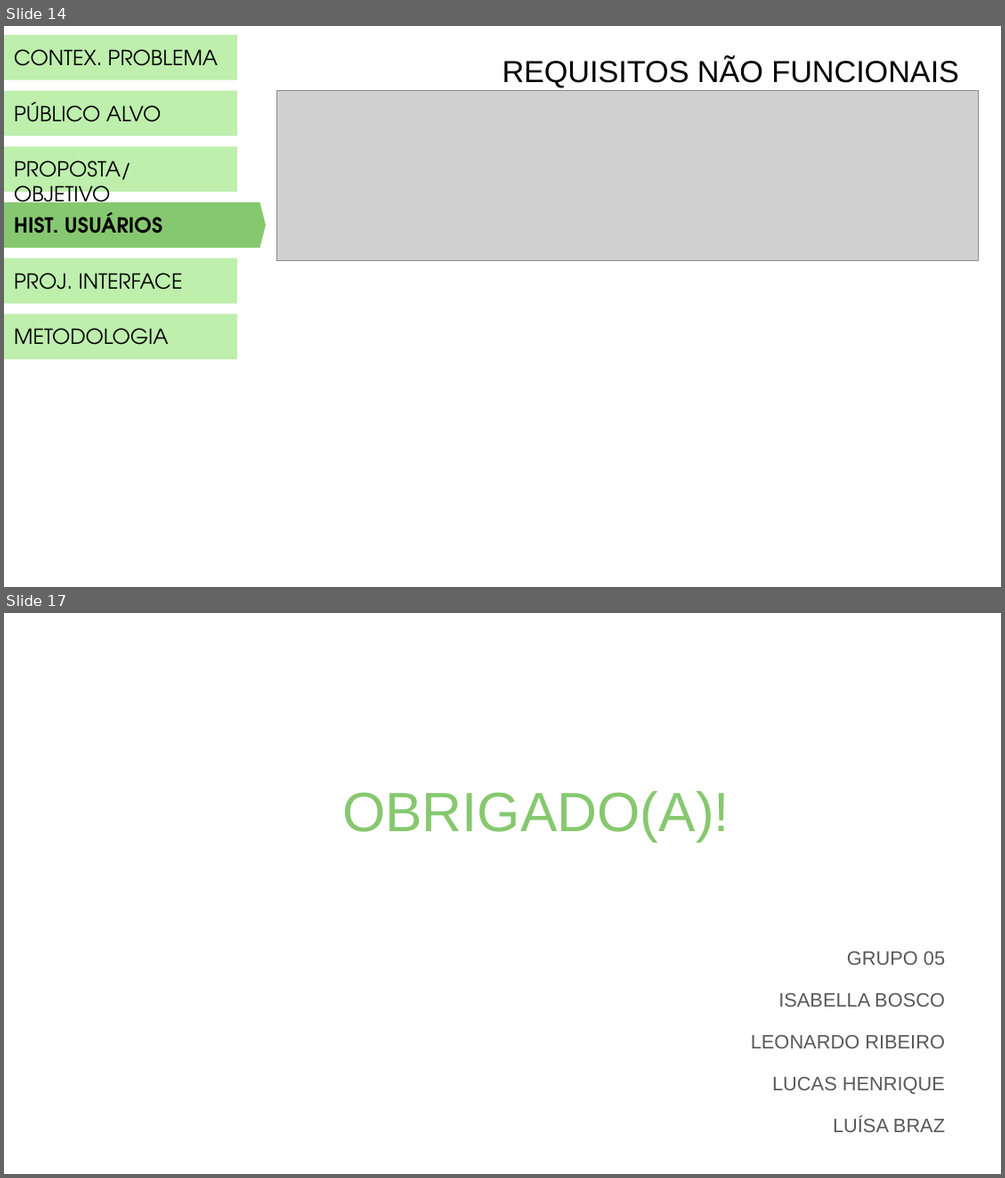
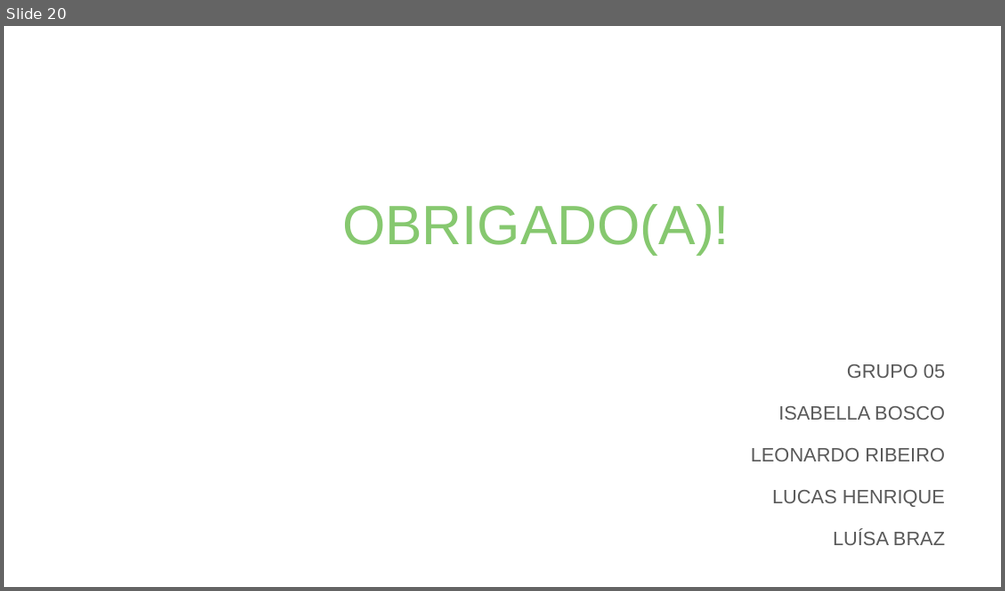
Before and after one commit to PSG-TIAPN-2022-1/psg-tiapn-2023-1-minha-avo-que-fez, a slide deck: docs/apresentacao/LANCHES DA VOVÓ.pptx. Shown one above the other, each under a label of ours: slides 14 and 17 before the commit, slide 20 after it; the slides between them are not shown. The pictures are 1005x1178 and 1005x591 pixels, drawn with LibreOffice and Linux fonts; fonts in the diff are those of the drawing; grey boxes stand for pictures. Boxes give left, top, right and bottom in pixels: in the first picture for what was removed or moved away, otherwise in the second. Text is boxed around its words. In the diff, an @@ line names an element or a change of style, - is before the commit and + after.

```diff
--- a/docs/apresentacao/LANCHES DA VOVÓ.pptx
+++ b/docs/apresentacao/LANCHES DA VOVÓ.pptx
@@ slide 14 removed at [4, 26, 1001, 587], background #FFFFFF @@
@@ rectangle removed at [4, 35, 237, 79] @@
-CONTEX. PROBLEMA
@@ text removed at [502, 58, 959, 88] @@
-REQUISITOS NÃO FUNCIONAIS
@@ rectangle removed at [4, 91, 237, 135] @@
-PÚBLICO ALVO
@@ picture removed at [277, 91, 978, 260] @@
@@ rectangle removed at [4, 147, 237, 192] @@
-PROPOSTA/OBJETIVO
@@ rectangle removed at [4, 202, 246, 248] @@
-HIST. USUÁRIOS
@@ flow chart offpage connector removed at [237, 202, 267, 248] @@
@@ rectangle removed at [4, 258, 237, 303] @@
-PROJ. INTERFACE
@@ rectangle removed at [4, 314, 237, 359] @@
-METODOLOGIA
@@ what was slide 17 is now slide 20 @@
```
Also in this commit, not shown: 8 slides changed, 11 slides added, 7 other slides removed.
